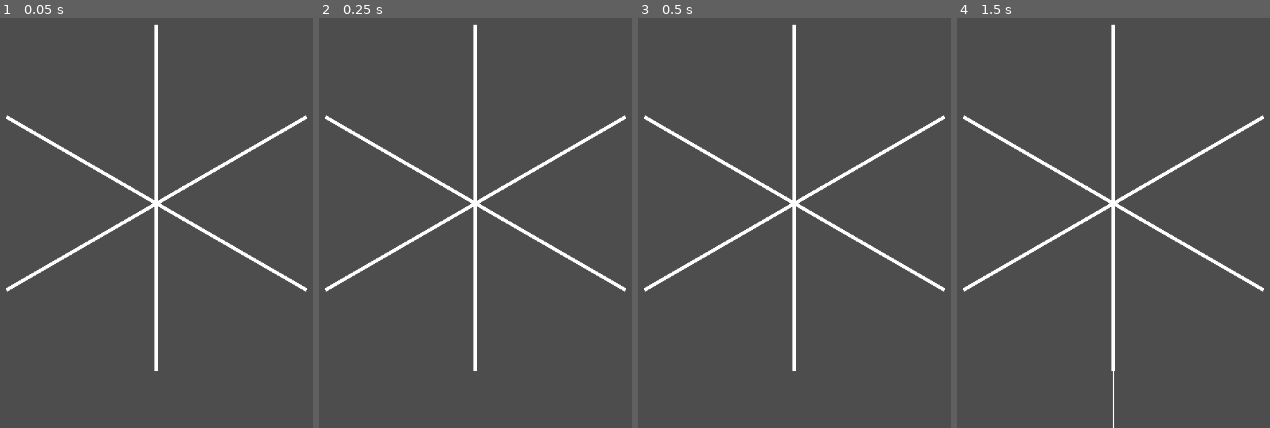
Above: before the commit, frames 1-4 (left to right).
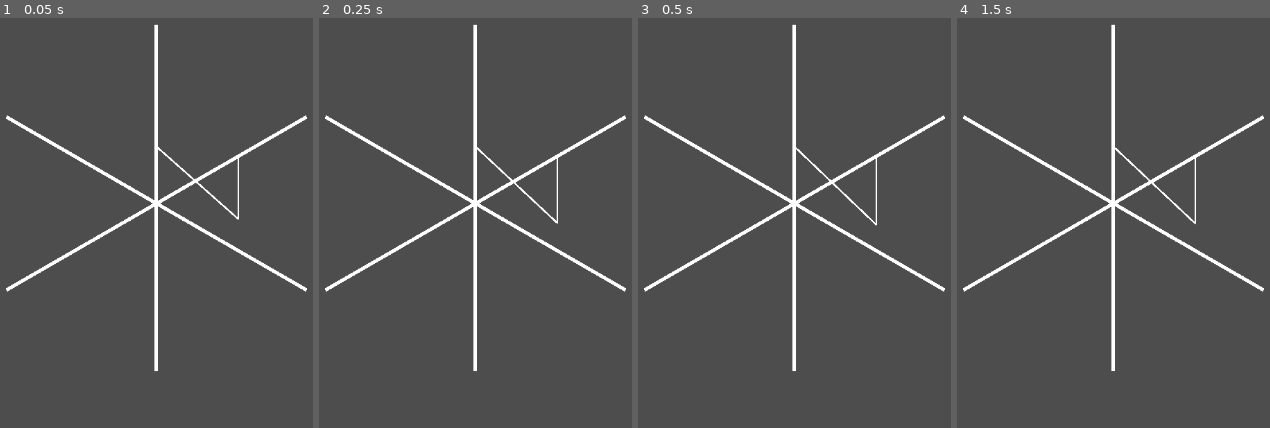
Above: after the commit, the same moments.

Repository: Ofir160/Itsy-Bitsy-Spider-Repository
Game: Godot game, scene res://Scenes/level_1.tscn
The game is run twice, just before and just after one commit, with the same random seed, the same clock (stepped at 60 frames per second) and the same inputs.
Inputs:
- Up to frame 1 (0.05 s): no input
- Up to frame 2 (0.25 s): no input
- Up to frame 3 (0.5 s): no input
- Up to frame 4 (1.5 s): no input

The runs differ from the first frame. In frame 1, 0.3% of the frame differs, in the area x 50-77%, y 31-50%; in frame 2, 0.3%; in frame 3, 0.3%; in frame 4, 0.3%, in the area x 49-77%, y 31-100%.
Error before the commit: Invalid assignment of property or key 'node_a' with value of type 'NodePath' on a base object of type 'null instance'. (res://Scripts/thread.gd:19)

Commit message:
Revert "bad change"
This reverts commit ecf7a5edbdef8a2d0190dd62fc8968baf6d852f6.

Diff:
--- a/Scenes/level_1.tscn
+++ b/Scenes/level_1.tscn
@@ -28,13 +28,13 @@
 points = PackedVector2Array(0, -250, 0, 250)
 
 [node name="StaticBody2D" type="StaticBody2D" parent="."]
-position = Vector2(280, -64)
+position = Vector2(118, -68)
 
 [node name="CollisionShape2D" type="CollisionShape2D" parent="StaticBody2D"]
 shape = SubResource("CircleShape2D_8ffim")
 
 [node name="StaticBody2D2" type="StaticBody2D" parent="."]
-position = Vector2(133, -61)
+position = Vector2(-1, -83)
 
 [node name="CollisionShape2D" type="CollisionShape2D" parent="StaticBody2D2"]
 shape = SubResource("CircleShape2D_xfk5q")
--- a/Scenes/thread.tscn
+++ b/Scenes/thread.tscn
@@ -3,38 +3,110 @@
 [ext_resource type="Script" uid="uid://ecqo8o74xdty" path="res://Scripts/thread.gd" id="1_kjoau"]
 [ext_resource type="PackedScene" uid="uid://c6id13qu7pjt5" path="res://Scenes/thread_segment.tscn" id="2_jmrop"]
 
-[node name="thread" type="Line2D" node_paths=PackedStringArray("rigidbodies", "joints")]
+[node name="thread" type="Line2D" node_paths=PackedStringArray("physics_bodies")]
 points = PackedVector2Array(0, 0, 0, 0, 0, 0, 0, 0, 0, 0, 0, 0, 0, 0, 0, 0, 0, 0, 0, 0, 0, 0, 0, 0)
 width = 2.5
 script = ExtResource("1_kjoau")
-rigidbodies = [NodePath("ThreadSegment"), NodePath("ThreadSegment2"), NodePath("ThreadSegment3"), NodePath("ThreadSegment4"), NodePath("ThreadSegment5"), NodePath("ThreadSegment6"), NodePath("ThreadSegment7"), NodePath("ThreadSegment8"), NodePath("ThreadSegment9"), NodePath("ThreadSegment10")]
-joints = [NodePath(""), NodePath(""), NodePath(""), NodePath(""), NodePath(""), NodePath(""), NodePath(""), NodePath(""), NodePath(""), NodePath(""), NodePath("")]
+physics_bodies = [NodePath("ThreadSegment"), NodePath("ThreadSegment2"), NodePath("ThreadSegment3"), NodePath("ThreadSegment4"), NodePath("ThreadSegment5"), NodePath("ThreadSegment6"), NodePath("ThreadSegment7"), NodePath("ThreadSegment8"), NodePath("ThreadSegment9"), NodePath("ThreadSegment10")]
 
 [node name="ThreadSegment" parent="." instance=ExtResource("2_jmrop")]
+collision_mask = 0
 
 [node name="ThreadSegment2" parent="." instance=ExtResource("2_jmrop")]
 position = Vector2(0, 10)
+collision_mask = 0
 
 [node name="ThreadSegment3" parent="." instance=ExtResource("2_jmrop")]
 position = Vector2(0, 20)
+collision_mask = 0
 
 [node name="ThreadSegment4" parent="." instance=ExtResource("2_jmrop")]
 position = Vector2(0, 30)
+collision_mask = 0
 
 [node name="ThreadSegment5" parent="." instance=ExtResource("2_jmrop")]
 position = Vector2(0, 40)
+collision_mask = 0
 
 [node name="ThreadSegment6" parent="." instance=ExtResource("2_jmrop")]
 position = Vector2(0, 50)
+collision_mask = 0
 
 [node name="ThreadSegment7" parent="." instance=ExtResource("2_jmrop")]
 position = Vector2(0, 60)
+collision_mask = 0
 
 [node name="ThreadSegment8" parent="." instance=ExtResource("2_jmrop")]
 position = Vector2(0, 70)
+collision_mask = 0
 
 [node name="ThreadSegment9" parent="." instance=ExtResource("2_jmrop")]
 position = Vector2(0, 80)
+collision_mask = 0
 
 [node name="ThreadSegment10" parent="." instance=ExtResource("2_jmrop")]
 position = Vector2(0, 90)
+collision_mask = 0
+
+[node name="PinJoint2D" type="PinJoint2D" parent="."]
+node_b = NodePath("../ThreadSegment")
+softness = 1.0
+
+[node name="PinJoint2D2" type="PinJoint2D" parent="."]
+position = Vector2(0, 10)
+node_a = NodePath("../ThreadSegment")
+node_b = NodePath("../ThreadSegment2")
+softness = 1.0
+
+[node name="PinJoint2D3" type="PinJoint2D" parent="."]
+position = Vector2(0, 20)
+node_a = NodePath("../ThreadSegment2")
+node_b = NodePath("../ThreadSegment3")
+softness = 1.0
+
+[node name="PinJoint2D4" type="PinJoint2D" parent="."]
+position = Vector2(0, 30)
+node_a = NodePath("../ThreadSegment3")
+node_b = NodePath("../ThreadSegment4")
+softness = 1.0
+
+[node name="PinJoint2D5" type="PinJoint2D" parent="."]
+position = Vector2(0, 40)
+node_a = NodePath("../ThreadSegment4")
+node_b = NodePath("../ThreadSegment5")
+softness = 1.0
+
+[node name="PinJoint2D6" type="PinJoint2D" parent="."]
+position = Vector2(0, 50)
+node_a = NodePath("../ThreadSegment5")
+node_b = NodePath("../ThreadSegment6")
+softness = 1.0
+
+[node name="PinJoint2D7" type="PinJoint2D" parent="."]
+position = Vector2(0, 60)
+node_a = NodePath("../ThreadSegment6")
+node_b = NodePath("../ThreadSegment7")
+softness = 1.0
+
+[node name="PinJoint2D8" type="PinJoint2D" parent="."]
+position = Vector2(0, 70)
+node_a = NodePath("../ThreadSegment7")
+node_b = NodePath("../ThreadSegment8")
+softness = 1.0
+
+[node name="PinJoint2D9" type="PinJoint2D" parent="."]
+position = Vector2(0, 80)
+node_a = NodePath("../ThreadSegment8")
+node_b = NodePath("../ThreadSegment9")
+softness = 1.0
+
+[node name="PinJoint2D10" type="PinJoint2D" parent="."]
+position = Vector2(0, 90)
+node_a = NodePath("../ThreadSegment9")
+node_b = NodePath("../ThreadSegment10")
+softness = 1.0
+
+[node name="PinJoint2D11" type="PinJoint2D" parent="."]
+position = Vector2(0, 100)
+node_a = NodePath("../ThreadSegment10")
+softness = 1.0
--- a/Scenes/thread_segment.tscn
+++ b/Scenes/thread_segment.tscn
@@ -3,7 +3,6 @@
 [sub_resource type="SegmentShape2D" id="SegmentShape2D_cwyq1"]
 
 [node name="ThreadSegment" type="RigidBody2D"]
-collision_mask = 0
 
 [node name="CollisionShape2D" type="CollisionShape2D" parent="."]
 shape = SubResource("SegmentShape2D_cwyq1")
--- a/Scripts/thread.gd
+++ b/Scripts/thread.gd
@@ -9,38 +9,21 @@
 @onready var pin_joint_2d: PinJoint2D = $PinJoint2D
 @onready var pin_joint_2d_11: PinJoint2D = $PinJoint2D11
 
-@export var rigidbodies : Array[RigidBody2D] = []
-@export var joints : Array[PinJoint2D] = []
-
-var length : float
-var angle : float
+@export var physics_bodies : Array[RigidBody2D] = []
 
 func _ready() -> void:
 	pin_joint_2d.node_a = NodeA.get_path()
 	pin_joint_2d_11.node_b = NodeB.get_path()
-	points[0].x = NodeA.position.x
-	points[0].y = NodeA.position.y
-	points[11].x = NodeB.position.x
-	points[11].y = NodeB.position.y
-	length = (NodeA.position - NodeB.position).length()
-	var offset : Vector2 = NodeB.position - NodeA.position
-	if NodeA.position.y > NodeB.position.y:
-		angle = 180 - atan(offset.x / offset.y) * 180.0 / PI
-	else:
-		angle = -atan(offset.x / offset.y) * 180.0 / PI
-	if angle < 0:
-		angle += 360
-	#print(angle)
-	for joint in joints:
-		joint.global_position += NodeA.position
-		print(joint.global_position)
-		#print(joint.global_position)
-	for rigidbody in rigidbodies:
-		rigidbody.global_position += NodeA.position
+	points[0].x = NodeA.global_position.x
+	points[0].y = NodeA.global_position.y
+	points[11].x = NodeB.global_position.x
+	points[11].y = NodeB.global_position.y
 
 func _physics_process(delta: float) -> void:
+
+	print(physics_bodies[0].linear_velocity)
 	for i in range(0, 10):
-		var body = rigidbodies[i]
-		points[i + 1].x = body.global_position.x
-		points[i + 1].y = body.global_position.y
-#func rotate_vector(input : Vector2, angle : float) -> Vector2:
+		var body = physics_bodies[i]
+		points[i + 1].x = body.global_position.x + NodeA.position.x
+		#print(body.linear_velocity)
+		points[i + 1].y = body.global_position.y + NodeA.position.y
